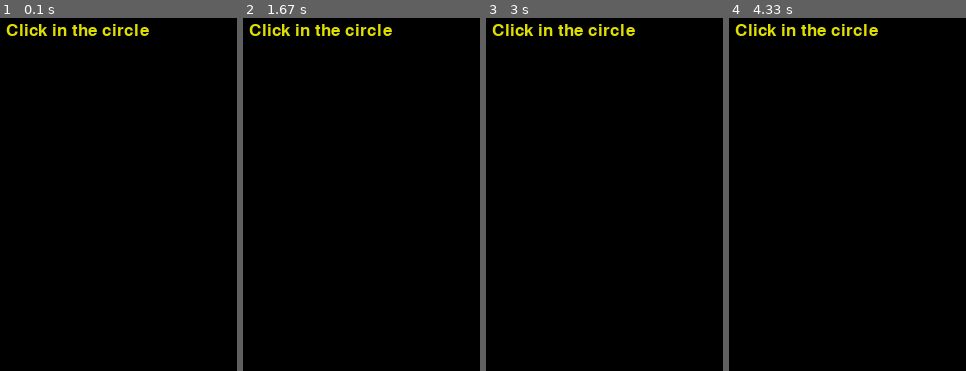
Above: before the commit, frames 1-4 (left to right).
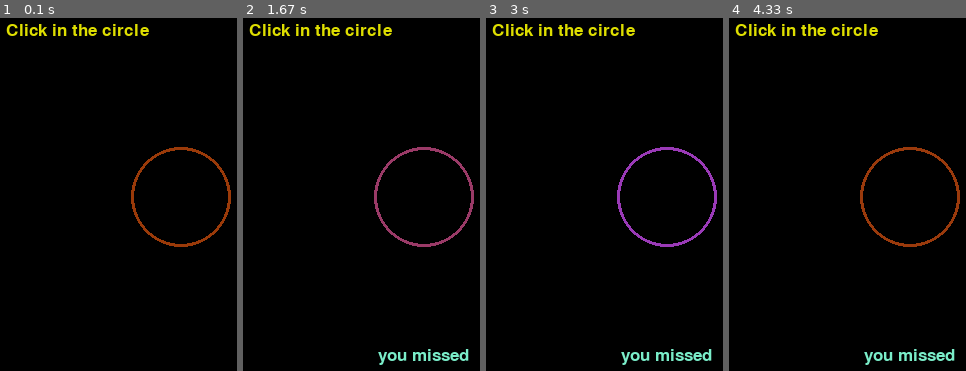
Above: after the commit, the same moments.

Repository: Rosebotics/catapult2019
Game: pygame game, started from learningPygame/Evan/02-ClickInTheCircle/ClickInTheCircle.py
Two runs of this game, one before a commit and one after it. Both use one fixed random seed, a clock stepped at 60 frames per second and the inputs below.
Inputs (mouse positions are in pixels of both pictures, inside the frame that each line leads up to):
- Up to frame 1 (0.1 s): no input
- Up to frame 2 (1.67 s): click (423, 198) at 0.38 s; click (328, 201) at 0.72 s
- Up to frame 3 (3 s): no input
- Up to frame 4 (4.33 s): no input

The runs differ from the first frame. In frame 1, 1.1% of the frame differs, in the area x 55-98%, y 36-65%; in frame 2, 1.8%, in the area x 55-98%, y 36-99%; in frame 3, 1.8%; in frame 4, 1.8%.

Commit message:
addad sound and notes

Diff:
--- a/learningPygame/Evan/02-ClickInTheCircle/ClickInTheCircle.py
+++ b/learningPygame/Evan/02-ClickInTheCircle/ClickInTheCircle.py
@@ -8,10 +8,10 @@
     point1_y = point1[1]
     point2_y = point2[1]
 
-    # TODO: Return the actual distance between point 1 and point 2.
+    # done: Return the actual distance between point 1 and point 2.
     #       distance = sqrt(   (delta x) ** 2 + (delta y) ** 2  )
-    return 0
-
+    dist = math.sqrt(((point1_x - point2_x) ** 2) + (( point1_y - point2_y) ** 2))
+    return dist
 
 def main():
     pygame.init()
@@ -27,7 +27,8 @@
 
     instructions_image = font.render(instruction_text, True, text_color, text_background_color)
 
-    circle_color = (154, 58, 212)
+    circle_blue = 0
+    circle_color = (154, 58, circle_blue)
     circle_center = (screen.get_width() // 2, screen.get_height() // 2)
     circle_radius = 50
     circle_border_width = 3
@@ -35,29 +36,54 @@
     pygame.draw.circle(screen, circle_color, circle_center, circle_radius, circle_border_width)
 
     message_text = ''
-
+    pygame.mixer.set_num_channels(100)
+    drums = pygame.mixer.Sound("drums.wav")
     while True:
 
         for event in pygame.event.get():
+
             if event.type == pygame.QUIT:
-                sys.quit()
+                sys.exit()
 
-            # TODO 2: For a MOUSEBUTTONDOWN event get the click position.
-            # TODO 3: Determine if the distance to the circle_center is less than the circle_radius
-            # TODO 4: Set the message_text to either 'Bullseye!' or 'You missed!'
+            # done 2: For a MOUSEBUTTONDOWN event get the click position.
+            if event.type == pygame.MOUSEBUTTONDOWN:
+                click_position = event.pos
+             #   print(click_position)
+            # done 3: Determine if the distance to the circle_center is less than the circle_radius
+                distance_from_circle = distance(click_position,circle_center)
+                print(distance_from_circle)
+                if distance_from_circle < circle_radius:
+                    message_text = "Bullseye"
+                    circle_border_width += 1
+                    if circle_border_width > 50:
+                        circle_border_width = 50
+                    for i in range(20):
+                        drums.play(-1)
+                else:
+                    message_text = "you missed"
+                    drums.stop()
+                    circle_border_width = 3
+            # done 4: Set the message_text to either 'Bullseye!' or 'You missed!'
             # TODO 7: After you get the message_text working add the drums.wav
+
             # TODO 7:   Start playing for clicks within the circle, stop playing for clicks outside the circle
 
         screen.fill(frame_color)
 
-        # TODO 1: Draw the circle using the screen, circle_color, circle_center, circle_radius, and circle_border_width
-
-        # TODO 5: Create a text image (render the text) based on the message_text
-        # TODO 5:   Color (122, 237, 201)
-        # TODO 5:   Background Color (122, 237, 201)
+        # done 1: Draw the circle using the screen, circle_color, circle_center, circle_radius, and circle_border_width
+        pygame.draw.circle(screen, circle_color, circle_center, circle_radius, circle_border_width)
+        circle_blue += 1
+        if circle_blue > 250:
+            circle_blue = 0
+        circle_color = (154, 58, circle_blue)
+        # done 5: Create a text image (render the text) based on the message_text
+        # done 5:   Color (122, 237, 201)
+        # done 5:   Background Color (122, 237, 201)
+        massage_image = font.render(message_text, True,  (122, 237, 201) )
 
         screen.blit(instructions_image, (25, 25))
-        # TODO 6: Draw (blit) the message to the user that says 'Bullseye!' or 'You missed!'
+        # done 6: Draw (blit) the message to the user that says 'Bullseye!' or 'You missed!'
+        screen.blit(massage_image,(((400-massage_image.get_width())/2),350))
 
         pygame.display.update()
 
Not shown, changed: learningPygame/Evan/evans notes
